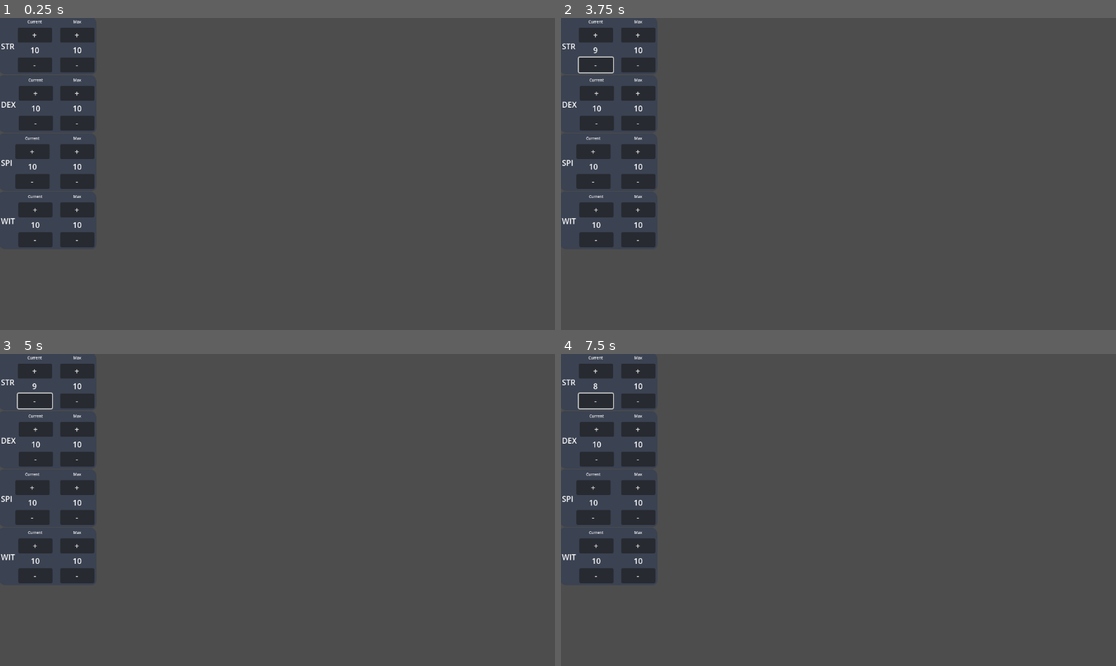
Above: before the commit, frames 1-4 (two rows, left to right).
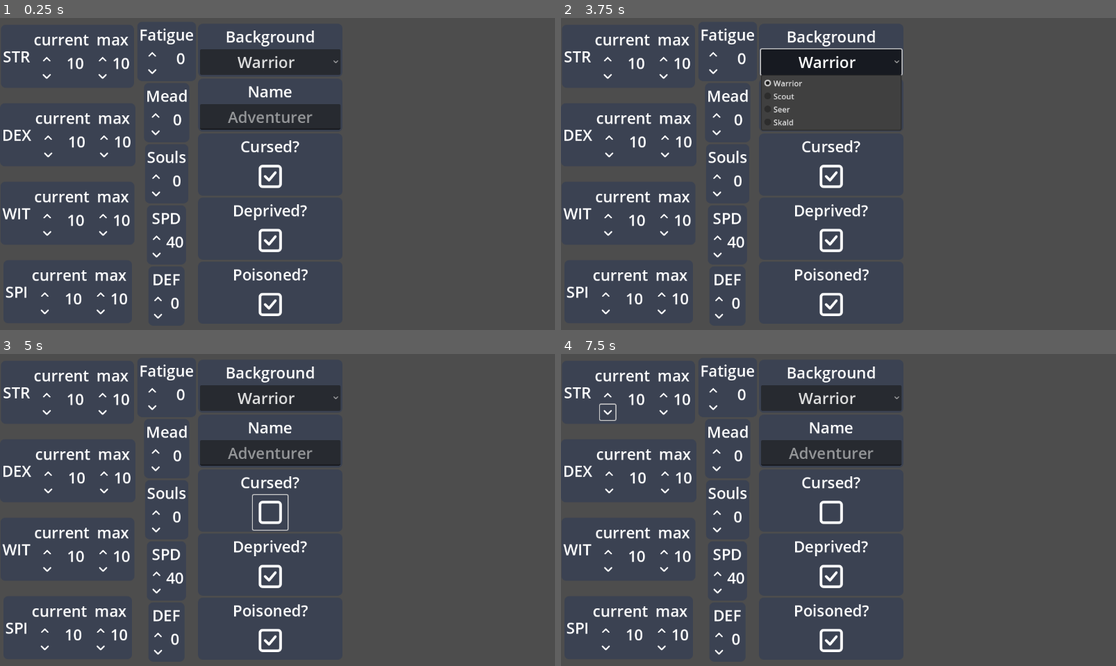
Above: after the commit, the same moments.

Repository: beardy-dev/advent-of-game-dev-2025
Game: Godot game, scene res://main.tscn
The game is run twice, just before and just after one commit, with the same random seed, the same clock (stepped at 60 frames per second) and the same inputs.
Inputs (mouse positions are in pixels of both pictures, inside the frame that each line leads up to):
- Up to frame 1 (0.25 s): no input
- Up to frame 2 (3.75 s): click (594, 33) at 0.5 s, where only the run before the commit has a clickable "+"; click (605, 58) at 1.27 s; click (594, 64) at 2 s, where only the run before the commit has a clickable "-"; click (605, 77) at 2.77 s; click (832, 61) at 3.5 s, where only the run after the commit has a clickable "Warrior"
- Up to frame 3 (5 s): click (271, 513) at 4.27 s
- Up to frame 4 (7.5 s): click (594, 369) at 5 s, where only the run before the commit has a clickable "+"; click (605, 394) at 5.77 s; click (594, 400) at 6.5 s, where only the run before the commit has a clickable "-"; click (605, 413) at 7.27 s

The runs differ from the first frame. In frame 1, 13% of the frame differs, in the area x 0-62%, y 0-97%; in frame 2, 12%; in frame 3, 13%; in frame 4, 13%.

Commit message:
began sheet configuration. Added new fields

Diff:
--- /dev/null
+++ b/LabeledCheckBox.tscn
@@ -0,0 +1 @@
+[gd_scene format=3 uid="uid://bx71iepnnstmh"]
--- /dev/null
+++ b/assets/checkbox-checked.svg
@@ -0,0 +1,12 @@
+<!DOCTYPE svg PUBLIC "-//W3C//DTD SVG 1.1//EN" "http://www.w3.org/Graphics/SVG/1.1/DTD/svg11.dtd">
+
+<!-- Uploaded to: SVG Repo, www.svgrepo.com, Transformed by: SVG Repo Mixer Tools -->
+<svg width="64px" height="64px" viewBox="0 0 24 24" fill="none" xmlns="http://www.w3.org/2000/svg" stroke="#ffffff">
+
+<g id="SVGRepo_bgCarrier" stroke-width="0"/>
+
+<g id="SVGRepo_tracerCarrier" stroke-linecap="round" stroke-linejoin="round"/>
+
+<g id="SVGRepo_iconCarrier"> <g id="Interface / Checkbox_Check"> <path id="Vector" d="M8 12L11 15L16 9M4 16.8002V7.2002C4 6.08009 4 5.51962 4.21799 5.0918C4.40973 4.71547 4.71547 4.40973 5.0918 4.21799C5.51962 4 6.08009 4 7.2002 4H16.8002C17.9203 4 18.4796 4 18.9074 4.21799C19.2837 4.40973 19.5905 4.71547 19.7822 5.0918C20 5.5192 20 6.07899 20 7.19691V16.8036C20 17.9215 20 18.4805 19.7822 18.9079C19.5905 19.2842 19.2837 19.5905 18.9074 19.7822C18.48 20 17.921 20 16.8031 20H7.19691C6.07899 20 5.5192 20 5.0918 19.7822C4.71547 19.5905 4.40973 19.2842 4.21799 18.9079C4 18.4801 4 17.9203 4 16.8002Z" stroke="#ffffff" stroke-width="2" stroke-linecap="round" stroke-linejoin="round"/> </g> </g>
+
+</svg>
--- /dev/null
+++ b/assets/checkbox-unchecked.svg
@@ -0,0 +1,12 @@
+<!DOCTYPE svg PUBLIC "-//W3C//DTD SVG 1.1//EN" "http://www.w3.org/Graphics/SVG/1.1/DTD/svg11.dtd">
+
+<!-- Uploaded to: SVG Repo, www.svgrepo.com, Transformed by: SVG Repo Mixer Tools -->
+<svg width="64px" height="64px" viewBox="0 0 24 24" fill="none" xmlns="http://www.w3.org/2000/svg" stroke="#ffffff">
+
+<g id="SVGRepo_bgCarrier" stroke-width="0"/>
+
+<g id="SVGRepo_tracerCarrier" stroke-linecap="round" stroke-linejoin="round"/>
+
+<g id="SVGRepo_iconCarrier"> <g id="Interface / Checkbox_Unchecked"> <path id="Vector" d="M4 7.2002V16.8002C4 17.9203 4 18.4801 4.21799 18.9079C4.40973 19.2842 4.71547 19.5905 5.0918 19.7822C5.5192 20 6.07899 20 7.19691 20H16.8031C17.921 20 18.48 20 18.9074 19.7822C19.2837 19.5905 19.5905 19.2842 19.7822 18.9079C20 18.4805 20 17.9215 20 16.8036V7.19691C20 6.07899 20 5.5192 19.7822 5.0918C19.5905 4.71547 19.2837 4.40973 18.9074 4.21799C18.4796 4 17.9203 4 16.8002 4H7.2002C6.08009 4 5.51962 4 5.0918 4.21799C4.71547 4.40973 4.40973 4.71547 4.21799 5.0918C4 5.51962 4 6.08009 4 7.2002Z" stroke="#ffffff" stroke-width="2" stroke-linecap="round" stroke-linejoin="round"/> </g> </g>
+
+</svg>
--- /dev/null
+++ b/assets/down_chevron.svg
@@ -0,0 +1,12 @@
+<!DOCTYPE svg PUBLIC "-//W3C//DTD SVG 1.1//EN" "http://www.w3.org/Graphics/SVG/1.1/DTD/svg11.dtd">
+
+<!-- Uploaded to: SVG Repo, www.svgrepo.com, Transformed by: SVG Repo Mixer Tools -->
+<svg width="64px" height="64px" viewBox="0 0 24 24" fill="none" xmlns="http://www.w3.org/2000/svg" stroke="#ffffff">
+
+<g id="SVGRepo_bgCarrier" stroke-width="0"/>
+
+<g id="SVGRepo_tracerCarrier" stroke-linecap="round" stroke-linejoin="round"/>
+
+<g id="SVGRepo_iconCarrier"> <path fill-rule="evenodd" clip-rule="evenodd" d="M4.29289 8.29289C4.68342 7.90237 5.31658 7.90237 5.70711 8.29289L12 14.5858L18.2929 8.29289C18.6834 7.90237 19.3166 7.90237 19.7071 8.29289C20.0976 8.68342 20.0976 9.31658 19.7071 9.70711L12.7071 16.7071C12.3166 17.0976 11.6834 17.0976 11.2929 16.7071L4.29289 9.70711C3.90237 9.31658 3.90237 8.68342 4.29289 8.29289Z" fill="#ffffff"/> </g>
+
+</svg>
--- /dev/null
+++ b/assets/up_chevron.svg
@@ -0,0 +1,12 @@
+<!DOCTYPE svg PUBLIC "-//W3C//DTD SVG 1.1//EN" "http://www.w3.org/Graphics/SVG/1.1/DTD/svg11.dtd">
+
+<!-- Uploaded to: SVG Repo, www.svgrepo.com, Transformed by: SVG Repo Mixer Tools -->
+<svg width="64px" height="64px" viewBox="0 0 24 24" fill="none" xmlns="http://www.w3.org/2000/svg" stroke="#ffffff">
+
+<g id="SVGRepo_bgCarrier" stroke-width="0"/>
+
+<g id="SVGRepo_tracerCarrier" stroke-linecap="round" stroke-linejoin="round"/>
+
+<g id="SVGRepo_iconCarrier"> <path fill-rule="evenodd" clip-rule="evenodd" d="M12 7C12.2652 7 12.5196 7.10536 12.7071 7.29289L19.7071 14.2929C20.0976 14.6834 20.0976 15.3166 19.7071 15.7071C19.3166 16.0976 18.6834 16.0976 18.2929 15.7071L12 9.41421L5.70711 15.7071C5.31658 16.0976 4.68342 16.0976 4.29289 15.7071C3.90237 15.3166 3.90237 14.6834 4.29289 14.2929L11.2929 7.29289C11.4804 7.10536 11.7348 7 12 7Z" fill="#ffffff"/> </g>
+
+</svg>
--- /dev/null
+++ b/components/LabeledCheckBox/LabeledCheckBox.tscn
@@ -0,0 +1,32 @@
+[gd_scene load_steps=5 format=3 uid="uid://dpm4o66bh4pt8"]
+
+[ext_resource type="StyleBox" uid="uid://d3t7cf67yjfb5" path="res://themes/main_theme/main_theme_style_box.tres" id="1_pm6yv"]
+[ext_resource type="Texture2D" uid="uid://cjeml1vfvxix8" path="res://assets/checkbox-checked.svg" id="2_daw7o"]
+[ext_resource type="Script" path="res://components/LabeledCheckBox/script_LabeledCheckBox.gd" id="2_vf364"]
+[ext_resource type="Texture2D" uid="uid://x63f3k0j5k6l" path="res://assets/checkbox-unchecked.svg" id="3_bn5p3"]
+
+[node name="LabeledCheckBox" type="PanelContainer"]
+theme_override_styles/panel = ExtResource("1_pm6yv")
+script = ExtResource("2_vf364")
+
+[node name="VBoxContainer" type="VBoxContainer" parent="."]
+layout_mode = 2
+
+[node name="titleText" type="Label" parent="VBoxContainer"]
+layout_mode = 2
+theme_override_font_sizes/font_size = 32
+text = "Status"
+horizontal_alignment = 1
+vertical_alignment = 1
+
+[node name="CheckBox" type="CheckBox" parent="VBoxContainer"]
+custom_minimum_size = Vector2(50, 50)
+layout_mode = 2
+size_flags_horizontal = 4
+size_flags_vertical = 3
+theme_override_font_sizes/font_size = 32
+theme_override_icons/checked = ExtResource("2_daw7o")
+theme_override_icons/unchecked = ExtResource("3_bn5p3")
+alignment = 1
+icon_alignment = 1
+expand_icon = true
--- /dev/null
+++ b/components/LabeledCheckBox/script_LabeledCheckBox.gd
@@ -0,0 +1,31 @@
+class_name LabeledCheckbox
+extends PanelContainer
+
+const self_scene = preload("res://components/LabeledCheckBox/LabeledCheckBox.tscn")
+
+var id: int
+
+var titleText: String
+var checked: bool
+
+@onready var titleTextLabel: Label = $VBoxContainer/titleText
+@onready var checkBox: CheckBox = $VBoxContainer/CheckBox
+
+
+# Called when the node enters the scene tree for the first time.
+func _ready():
+	titleTextLabel.text = titleText
+	checkBox.set_pressed_no_signal(checked)
+	pass # Replace with function body.
+
+
+# Called every frame. 'delta' is the elapsed time since the previous frame.
+func _process(delta):
+	pass
+
+static func constructor(title: String, value: bool) -> LabeledCheckbox:
+	var obj = self_scene.instantiate()
+	obj.titleText = title
+	obj.checked = value
+	obj.id = ResourceUID.create_id()
+	return obj
--- /dev/null
+++ b/components/LabeledTextField/LabeledTextField.tscn
@@ -0,0 +1,29 @@
+[gd_scene load_steps=3 format=3 uid="uid://jgpicb83tm8y"]
+
+[ext_resource type="StyleBox" uid="uid://d3t7cf67yjfb5" path="res://themes/main_theme/main_theme_style_box.tres" id="1_xx5gn"]
+[ext_resource type="Script" path="res://components/LabeledTextField/script_LabeledTextField.gd" id="2_yb1wd"]
+
+[node name="LabeledTextField" type="PanelContainer"]
+custom_minimum_size = Vector2(300, 100)
+theme_override_styles/panel = ExtResource("1_xx5gn")
+script = ExtResource("2_yb1wd")
+
+[node name="VBoxContainer" type="VBoxContainer" parent="."]
+layout_mode = 2
+
+[node name="titleLabel" type="Label" parent="VBoxContainer"]
+layout_mode = 2
+size_flags_vertical = 0
+theme_override_font_sizes/font_size = 32
+text = "Name"
+horizontal_alignment = 1
+vertical_alignment = 1
+
+[node name="LineEdit" type="LineEdit" parent="VBoxContainer"]
+layout_mode = 2
+size_flags_vertical = 8
+theme_override_font_sizes/font_size = 32
+text = "Toke The Warrior"
+alignment = 1
+max_length = 20
+expand_to_text_length = true
--- /dev/null
+++ b/components/LabeledTextField/script_LabeledTextField.gd
@@ -0,0 +1,34 @@
+class_name LabeledTextField
+extends PanelContainer
+
+const self_scene = preload("res://components/LabeledTextField/LabeledTextField.tscn")
+
+var titleText: String
+var placeHolderText: String
+var value: String
+
+var id: int
+
+@onready var titleLabel: Label = $VBoxContainer/titleLabel
+@onready var textBox: LineEdit = $VBoxContainer/LineEdit
+
+
+# Called when the node enters the scene tree for the first time.
+func _ready():
+	titleLabel.text = titleText
+	textBox.placeholder_text = placeHolderText
+	textBox.text = value
+	pass
+
+
+# Called every frame. 'delta' is the elapsed time since the previous frame.
+func _process(delta):
+	pass
+
+static func constructor(title: String, placeHolder: String, text: String) -> LabeledTextField:
+	var obj: LabeledTextField = self_scene.instantiate()
+	obj.id = ResourceUID.create_id()
+	obj.titleText = title
+	obj.placeHolderText = placeHolder
+	obj.value = text
+	return obj
--- /dev/null
+++ b/components/OptionPicker/OptionPicker.tscn
@@ -0,0 +1,32 @@
+[gd_scene load_steps=3 format=3 uid="uid://yi7uyitodo6e"]
+
+[ext_resource type="StyleBox" uid="uid://d3t7cf67yjfb5" path="res://themes/main_theme/main_theme_style_box.tres" id="1_qtrsu"]
+[ext_resource type="Script" path="res://components/OptionPicker/script_OptionPicker.gd" id="2_x4dny"]
+
+[node name="OptionPicker" type="PanelContainer"]
+anchors_preset = 15
+anchor_right = 1.0
+anchor_bottom = 1.0
+offset_right = -952.0
+offset_bottom = -546.0
+grow_horizontal = 2
+grow_vertical = 2
+theme_override_styles/panel = ExtResource("1_qtrsu")
+script = ExtResource("2_x4dny")
+
+[node name="VBoxContainer" type="VBoxContainer" parent="."]
+layout_mode = 2
+
+[node name="Title" type="Label" parent="VBoxContainer"]
+layout_mode = 2
+size_flags_vertical = 0
+theme_override_font_sizes/font_size = 32
+text = "Options"
+horizontal_alignment = 1
+vertical_alignment = 1
+
+[node name="OptionButton" type="OptionButton" parent="VBoxContainer"]
+layout_mode = 2
+size_flags_vertical = 4
+theme_override_font_sizes/font_size = 32
+alignment = 1
--- /dev/null
+++ b/components/OptionPicker/script_OptionPicker.gd
@@ -0,0 +1,30 @@
+class_name OptionPicker
+extends PanelContainer
+
+const self_scene = preload("res://components/OptionPicker/OptionPicker.tscn")
+
+var id: int
+var titleText: String
+var options: Array
+
+@onready var titleLabel: Label = $VBoxContainer/Title
+@onready var optionButton: OptionButton = $VBoxContainer/OptionButton
+
+# Called when the node enters the scene tree for the first time.
+func _ready():
+	titleLabel.text = titleText
+	for i in range(options.size()):
+		optionButton.add_item(options[i], i+1)
+
+
+# Called every frame. 'delta' is the elapsed time since the previous frame.
+func _process(delta):
+	pass
+
+
+static func constructor(title: String = "Options", opt: Array = []) -> OptionPicker:
+	var obj: OptionPicker = self_scene.instantiate()
+	obj.id = ResourceUID.create_id()
+	obj.titleText = title
+	obj.options = opt
+	return obj
--- a/components/minMaxValueControlPanel/minMaxValueControlPanel.tscn
+++ b/components/minMaxValueControlPanel/minMaxValueControlPanel.tscn
@@ -5,7 +5,7 @@
 [ext_resource type="Script" path="res://components/minMaxValueControlPanel/script_minMaxValueControlPanel.gd" id="2_wt1l0"]
 
 [node name="MinMaxValueontrolPanel" type="PanelContainer"]
-custom_minimum_size = Vector2(200, 75)
+custom_minimum_size = Vector2(250, 75)
 layout_direction = 2
 anchors_preset = 8
 anchor_left = 0.5
@@ -28,7 +28,8 @@
 
 [node name="StatLabel" type="Label" parent="HBoxContainer"]
 layout_mode = 2
-size_flags_vertical = 1
+size_flags_horizontal = 4
+theme_override_font_sizes/font_size = 32
 text = "STAT"
 horizontal_alignment = 1
 vertical_alignment = 1
@@ -38,28 +39,15 @@
 size_flags_horizontal = 2
 alignment = 1
 
-[node name="currentStatValueLabel" type="Label" parent="HBoxContainer/CurrentValVBox"]
-layout_mode = 2
-theme_override_font_sizes/font_size = 8
-text = "Current"
-horizontal_alignment = 1
-vertical_alignment = 1
-
 [node name="StatNumberChanger" parent="HBoxContainer/CurrentValVBox" instance=ExtResource("2_3ebc2")]
 layout_mode = 2
+statText = "current"
 
 [node name="MaxValVbox" type="VBoxContainer" parent="HBoxContainer"]
 layout_mode = 2
 size_flags_horizontal = 10
 alignment = 1
 
-[node name="maxStatValueLabel" type="Label" parent="HBoxContainer/MaxValVbox"]
-layout_mode = 2
-theme_override_font_sizes/font_size = 8
-text = "Max
-"
-horizontal_alignment = 1
-vertical_alignment = 1
-
 [node name="StatNumberChanger" parent="HBoxContainer/MaxValVbox" instance=ExtResource("2_3ebc2")]
 layout_mode = 2
+statText = "max"
--- a/components/minMaxValueControlPanel/script_minMaxValueControlPanel.gd
+++ b/components/minMaxValueControlPanel/script_minMaxValueControlPanel.gd
@@ -17,10 +17,9 @@
 func _ready():
 	statLabel.text = statName
 	currentStatNumberChanger.statValue = currentStatValue
-	currentStatNumberChanger.stat = "current"
 
 	maxStatNumberChanger.statValue = maxStatValue
-	maxStatNumberChanger.stat = "max"
+
 
 	currentStatNumberChanger.statValueUpdated.connect(_on_stat_value_change.bind())
 	maxStatNumberChanger.statValueUpdated.connect(_on_stat_value_change.bind())
@@ -34,12 +33,11 @@
 
 
 
-
 # instantiates a StatControl object with a specified ID to return to other controls
-static func constructor(label: String = "Stat") -> MinMaxValueControlPanel:
+static func constructor(label: String = "Stat", currentVal: int = 10, maxVal: int = 10) -> MinMaxValueControlPanel:
 	var obj = self_scene.instantiate()
-	print('>>> new object: ', obj)
 	obj.id = ResourceUID.create_id()
 	obj.statName = label
-	ResourceUID.add_id(obj.id, obj.scene_file_path)
+	obj.currentStatValue = currentVal
+	obj.maxStatValue = maxVal
 	return obj
--- a/components/statNumberChanger/script_statNumberChanger.gd
+++ b/components/statNumberChanger/script_statNumberChanger.gd
@@ -1,12 +1,17 @@
 class_name StatNumberChanger
 extends PanelContainer
 
+const self_scene = preload("res://components/statNumberChanger/statNumberChanger.tscn")
+
+var id: int
+
 var statValue: int = 10
-var stat: String = "STAT"
+@export var statText: String = "STAT"
 
-@onready var incrementButton: Button = $VBoxContainer/IncrementButton
-@onready var decrementButton: Button = $VBoxContainer/DecrementButton
-@onready var statValueLabel: Label = $VBoxContainer/StatValueLabel
+@onready var incrementButton: Button = $VBoxContainer/HBoxContainer/VBoxContainer/IncrementButton
+@onready var decrementButton: Button = $VBoxContainer/HBoxContainer/VBoxContainer/DecrementButton
+@onready var statValueLabel: Label = $VBoxContainer/HBoxContainer/StatValueLabel
+@onready var titleLable: Label = $VBoxContainer/titleLabel
 
 signal statValueUpdated(updatedValue)
 
@@ -14,16 +19,24 @@
 func _ready():
 	incrementButton.button_up.connect(_on_increment_button_up.bind())
 	decrementButton.button_up.connect(_on_decrement_button_up.bind())
+	titleLable.text = statText
 
 
 # Called every frame. 'delta' is the elapsed time since the previous frame.
-func _process(_delta):
+func _process(delta):
 	statValueLabel.text = String.num_int64(statValue)
 
 func _on_increment_button_up():
 	self.statValue += 1
-	statValueUpdated.emit(stat, statValue)
+	statValueUpdated.emit(statText, statValue)
 
 func _on_decrement_button_up():
 	self.statValue -= 1
-	statValueUpdated.emit(stat, statValue)
+	statValueUpdated.emit(statText, statValue)
+
+static func constructor(text: String, value: int) -> StatNumberChanger:
+	var obj: StatNumberChanger = self_scene.instantiate()
+	obj.id = ResourceUID.create_id()
+	obj.statText = text
+	obj.statValue = value
+	return obj
--- a/components/statNumberChanger/statNumberChanger.tscn
+++ b/components/statNumberChanger/statNumberChanger.tscn
@@ -1,7 +1,9 @@
-[gd_scene load_steps=3 format=3 uid="uid://cb8douuben3ta"]
+[gd_scene load_steps=5 format=3 uid="uid://cb8douuben3ta"]
 
 [ext_resource type="StyleBox" uid="uid://d3t7cf67yjfb5" path="res://themes/main_theme/main_theme_style_box.tres" id="1_84p6h"]
 [ext_resource type="Script" path="res://components/statNumberChanger/script_statNumberChanger.gd" id="2_ao5vi"]
+[ext_resource type="Texture2D" uid="uid://bur7vowo002by" path="res://assets/up_chevron.svg" id="3_1gw27"]
+[ext_resource type="Texture2D" uid="uid://cxonrb1l8ugmo" path="res://assets/down_chevron.svg" id="4_6qxtu"]
 
 [node name="StatNumberChanger" type="PanelContainer"]
 custom_minimum_size = Vector2(75, 75)
@@ -12,25 +14,57 @@
 offset_bottom = -573.0
 grow_horizontal = 2
 grow_vertical = 2
+size_flags_horizontal = 4
+size_flags_vertical = 4
 theme_override_styles/panel = ExtResource("1_84p6h")
 script = ExtResource("2_ao5vi")
 
 [node name="VBoxContainer" type="VBoxContainer" parent="."]
 layout_mode = 2
 
-[node name="IncrementButton" type="Button" parent="VBoxContainer"]
+[node name="titleLabel" type="Label" parent="VBoxContainer"]
 layout_mode = 2
+size_flags_horizontal = 4
+theme_override_font_sizes/font_size = 32
+text = "Title"
+horizontal_alignment = 1
+vertical_alignment = 1
+
+[node name="HBoxContainer" type="HBoxContainer" parent="VBoxContainer"]
+layout_mode = 2
+
+[node name="VBoxContainer" type="VBoxContainer" parent="VBoxContainer/HBoxContainer"]
+layout_mode = 2
+size_flags_horizontal = 3
 size_flags_vertical = 0
-text = "+"
 
-[node name="StatValueLabel" type="Label" parent="VBoxContainer"]
+[node name="IncrementButton" type="Button" parent="VBoxContainer/HBoxContainer/VBoxContainer"]
+custom_minimum_size = Vector2(30, 30)
 layout_mode = 2
-size_flags_vertical = 1
+size_flags_horizontal = 4
+size_flags_vertical = 4
+theme_override_font_sizes/font_size = 16
+icon = ExtResource("3_1gw27")
+flat = true
+icon_alignment = 1
+expand_icon = true
+
+[node name="DecrementButton" type="Button" parent="VBoxContainer/HBoxContainer/VBoxContainer"]
+custom_minimum_size = Vector2(32, 32)
+layout_mode = 2
+size_flags_horizontal = 4
+size_flags_vertical = 4
+theme_override_font_sizes/font_size = 16
+icon = ExtResource("4_6qxtu")
+flat = true
+icon_alignment = 1
+expand_icon = true
+
+[node name="StatValueLabel" type="Label" parent="VBoxContainer/HBoxContainer"]
+layout_mode = 2
+size_flags_horizontal = 3
+size_flags_vertical = 0
+theme_override_font_sizes/font_size = 32
 text = "10"
 horizontal_alignment = 1
 vertical_alignment = 1
-
-[node name="DecrementButton" type="Button" parent="VBoxContainer"]
-layout_mode = 2
-size_flags_vertical = 8
-text = "-"
--- a/main.gd
+++ b/main.gd
@@ -1,17 +1,158 @@
 class_name MainUI
 extends FlowContainer
 
-var stats = ['STR', 'DEX', 'SPI', 'WIT']
+var sheet_config: Array[Dictionary] = [
+	{
+		"type": "MinMaxValueControlPanel",
+		"props": {
+			"statName": "STR",
+			"maxStatValue": 10,
+			"currentStatValue": 10
+		}
+	},
+	{
+		"type": "MinMaxValueControlPanel",
+		"props": {
+			"statName": "DEX",
+			"maxStatValue": 10,
+			"currentStatValue": 10
+		}
+	},
+	{
+		"type": "MinMaxValueControlPanel",
+		"props": {
+			"statName": "WIT",
+			"maxStatValue": 10,
+			"currentStatValue": 10
+		}
+	},
+	{
+		"type": "MinMaxValueControlPanel",
+		"props": {
+			"statName": "SPI",
+			"maxStatValue": 10,
+			"currentStatValue": 10
+		}
+	},
+	{
+		"type": "StatNumberChanger",
+		"props": {
+			"statText": "Fatigue",
+			"statValue": 0
+		}
+	},
+	{
+		"type": "StatNumberChanger",
+		"props": {
+			"statText": "Mead",
+			"statValue": 0
+		}
+	},
+	{
+		"type": "StatNumberChanger",
+		"props": {
+			"statText": "Souls",
+			"statValue": 0
+		}
+	},
+	{
+		"type": "StatNumberChanger",
+		"props": {
+			"statText": "SPD",
+			"statValue": 40
+		}
+	},
+	{
+		"type": "StatNumberChanger",
+		"props": {
+			"statText": "DEF",
+			"statValue": 0
+		}
+	},
+	{
+		"type": "OptionPicker",
+		"props": {
+			"titleText": "Background",
+			"options": ["Warrior", "Scout", "Seer", "Skald"]
+		}
+	},
+	{
+		"type": "LabeledTextField",
+		"props": {
+			"titleText": "Name",
+			"placeHolderText": "Adventurer",
+			"value": ""
+		}
+	},
+	{
+		"type": "LabeledCheckbox",
+		"props": {
+			"titleText": "Cursed?",
+			"checked": true
+		}
+	},
+	{
+		"type": "LabeledCheckbox",
+		"props": {
+			"titleText": "Deprived?",
+			"checked": true
+		}
+	},
+	{
+		"type": "LabeledCheckbox",
+		"props": {
+			"titleText": "Poisoned?",
+			"checked": true
+		}
+	},
+]
 
 # Called when the node enters the scene tree for the first time.
 func _ready():
-	for stat in stats:
-		var statControl = MinMaxValueControlPanel.constructor(stat)
-		statControl.set_anchors_preset(Control.PRESET_CENTER)
+	for field in sheet_config:
+		var obj = null
+		if field.get("type") == "MinMaxValueControlPanel":
+			obj = initMinMaxValueControl(field.get("props"))
+		elif field.get("type") == "StatNumberChanger":
+			obj = initStatNumberChanger(field.get("props"))
+		elif field.get("type") == "OptionPicker":
+			obj = initOptionPicker(field.get("props"))
+		elif field.get("type") == "LabeledTextField":
+			obj = initLabeledTextField(field.get("props"))
+		elif field.get("type") == "LabeledCheckbox":
+			obj = initLabeledCheckbox(field.get("props"))
+		if obj != null:
+			ResourceUID.add_id(obj.id, obj.scene_file_path)
+			add_child(obj)
+	pass
 
-		add_child(statControl)
+func initMinMaxValueControl(props: Dictionary) -> MinMaxValueControlPanel:
+	var statName: String = props.get("statName")
+	var currentStatValue: int = props.get("currentStatValue")
+	var maxStatValue: int = props.get("maxStatValue")
+	return  MinMaxValueControlPanel.constructor(statName, currentStatValue, maxStatValue)
+
+func initStatNumberChanger(props: Dictionary) -> StatNumberChanger:
+	var statText: String = props.get("statText")
+	var statValue: int = props.get("statValue")
+	return StatNumberChanger.constructor(statText, statValue)
 
 
+func initOptionPicker(props:Dictionary) -> OptionPicker:
+	var titleText: String = props.get("titleText")
+	var options: Array = props.get("options")
+	return  OptionPicker.constructor(titleText, options)
+
+func initLabeledTextField(props: Dictionary) -> LabeledTextField:
+	var titleText: String = props.get("titleText")
+	var placeHolderText: String = props.get("placeHolderText")
+	var value: String = props.get("value")
+	return LabeledTextField.constructor(titleText, placeHolderText, value)
+
+func initLabeledCheckbox(props: Dictionary) -> LabeledCheckbox:
+	var titleText: String = props.get("titleText")
+	var checked: bool = props.get("checked")
+	return LabeledCheckbox.constructor(titleText, checked)
 # Called every frame. 'delta' is the elapsed time since the previous frame.
 func _process(_delta):
 	pass
--- a/main.tscn
+++ b/main.tscn
@@ -4,6 +4,13 @@
 
 [node name="Control" type="FlowContainer"]
 layout_direction = 2
+anchors_preset = 15
+anchor_right = 1.0
+anchor_bottom = 1.0
+grow_horizontal = 2
+grow_vertical = 2
 size_flags_horizontal = 6
 size_flags_vertical = 6
+alignment = 1
+vertical = true
 script = ExtResource("1_1esfj")
--- a/themes/main_theme/main_theme_style_box.tres
+++ b/themes/main_theme/main_theme_style_box.tres
@@ -1,17 +1,14 @@
 [gd_resource type="StyleBoxFlat" format=3 uid="uid://d3t7cf67yjfb5"]
 
 [resource]
-content_margin_left = 2.0
-content_margin_top = 2.0
-content_margin_right = 2.0
-content_margin_bottom = 2.0
+content_margin_left = 4.0
+content_margin_top = 4.0
+content_margin_right = 4.0
+content_margin_bottom = 4.0
 bg_color = Color(0.231373, 0.258824, 0.321569, 1)
-border_color = Color(0.262745, 0.298039, 0.368627, 1)
+border_color = Color(0, 0, 0, 1)
 border_blend = true
 corner_radius_top_left = 10
 corner_radius_top_right = 10
 corner_radius_bottom_right = 10
 corner_radius_bottom_left = 10
-shadow_color = Color(0.231373, 0.258824, 0.321569, 1)
-shadow_size = 1
-shadow_offset = Vector2(-2, -2)
Not shown, added: assets/checkbox-checked.svg.import
Not shown, added: assets/checkbox-unchecked.svg.import
Not shown, added: assets/down_chevron.svg.import
Not shown, added: assets/up_chevron.svg.import
